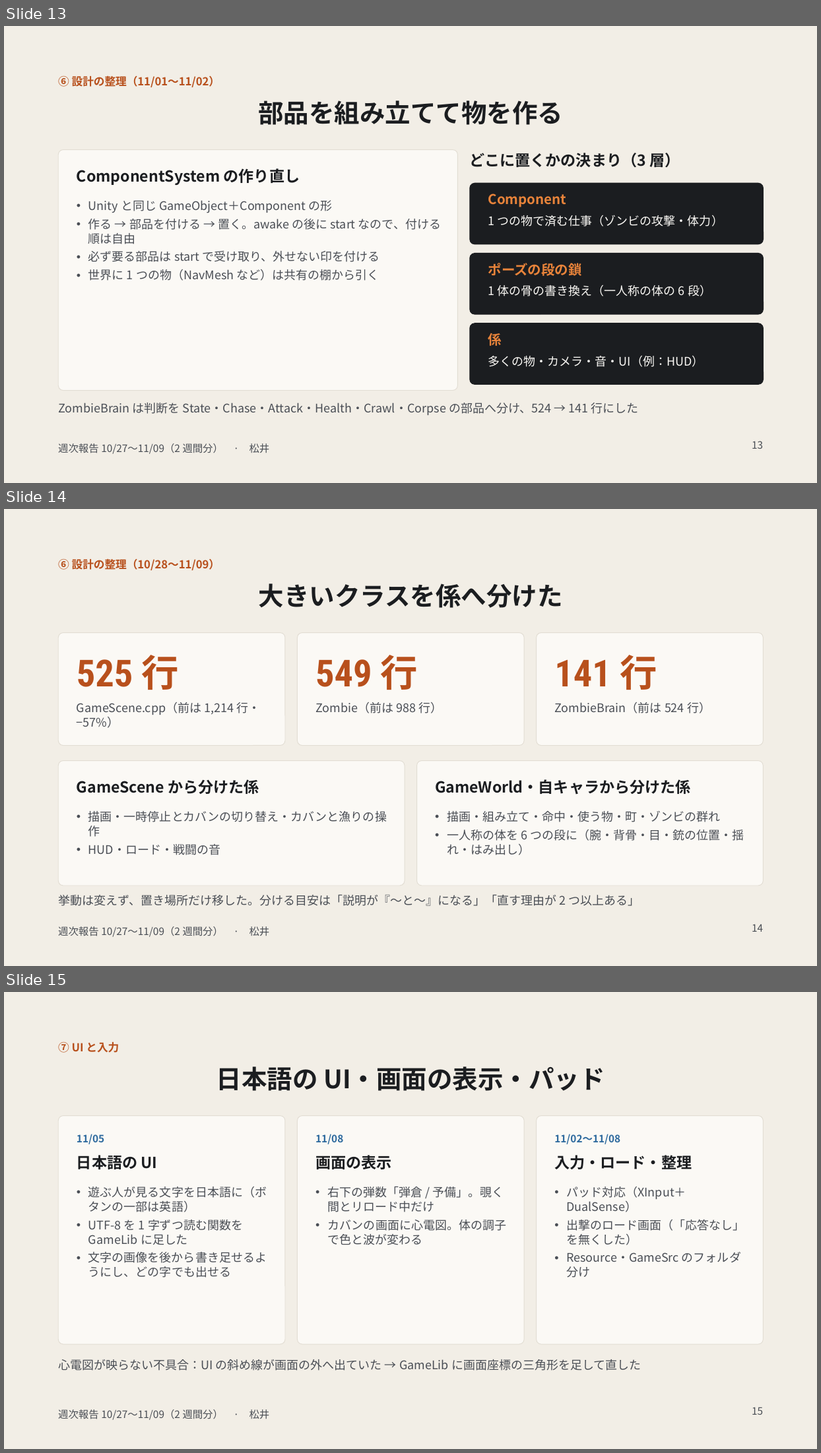
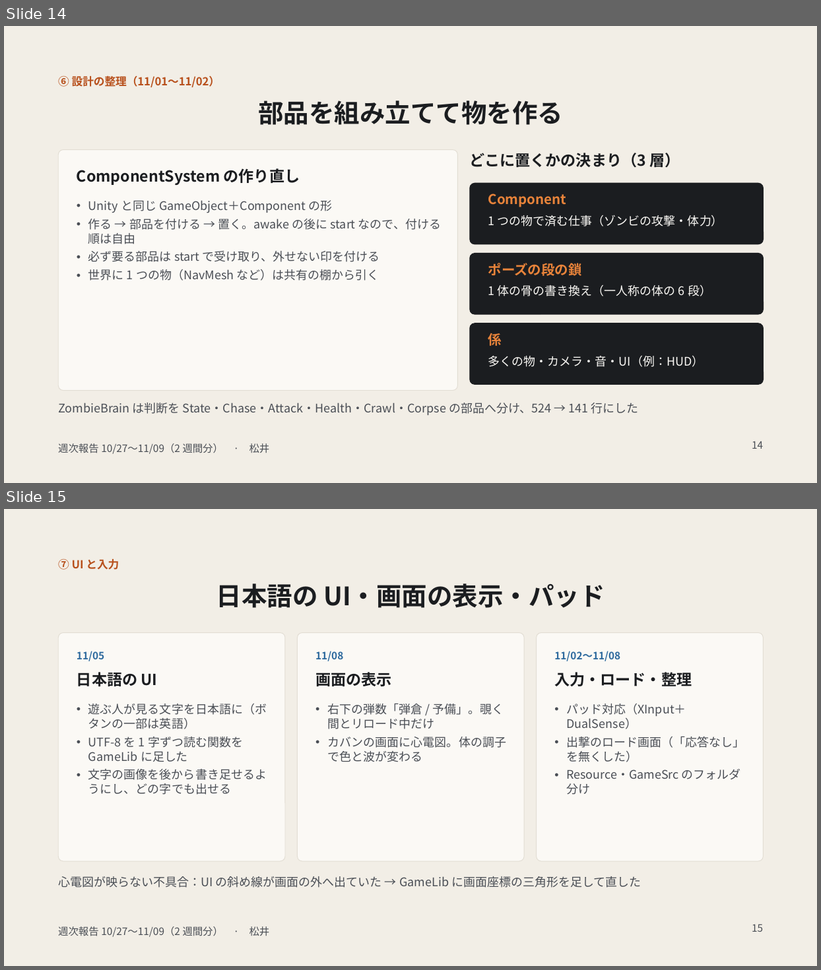
Before and after one commit to madoromi05/LastDrop, a slide deck: SummaryPlan/報告書/週次報告 10 27〜11 09.pptx. Shown one above the other, each under a label of ours: slides 13, 14 and 15 before the commit, slides 14 and 15 after it. The pictures are 821x1453 and 821x970 pixels, drawn with LibreOffice and Linux fonts; fonts in the diff are those of the drawing. Boxes give left, top, right and bottom in pixels: in the first picture for what was removed or moved away, otherwise in the second. Text is boxed around its words. In the diff, an @@ line names an element or a change of style, - is before the commit and + after.

```diff
--- a/SummaryPlan/報告書/週次報告 10 27〜11 09.pptx
+++ b/SummaryPlan/報告書/週次報告 10 27〜11 09.pptx
@@ slide 14 removed at <box>4,509,817,966</box>, background #F2EEE6; not listed: 1 template element that a slide beside it also shows @@
@@ text removed at <box>58,559,220,570</box> @@
-⑥ 設計の整理（10/28〜11/09）
@@ title removed at <box>259,584,563,608</box> @@
-大きいクラスを係へ分けた
@@ rounded rectangle removed at <box>58,633,285,746</box> @@
@@ rounded rectangle removed at <box>298,633,524,746</box> @@
@@ rounded rectangle removed at <box>537,633,764,746</box> @@
@@ text removed at <box>77,655,179,690</box> @@
-525 行
@@ text removed at <box>316,655,418,690</box> @@
-549 行
@@ text removed at <box>554,655,657,690</box> @@
-141 行
@@ text removed at <box>77,702,261,728</box> @@
-GameScene.cpp（前は 1,214 行・−57%）
@@ text removed at <box>316,702,442,714</box> @@
-Zombie（前は 988 行）
@@ text removed at <box>554,702,711,714</box> @@
-ZombieBrain（前は 524 行）
@@ rounded rectangle removed at <box>58,761,405,886</box> @@
@@ rounded rectangle removed at <box>417,761,764,886</box> @@
@@ text removed at <box>77,780,259,794</box> @@
-GameScene から分けた係
@@ text removed at <box>435,780,691,795</box> @@
-GameWorld・自キャラから分けた係
@@ text removed at <box>88,811,387,855</box> @@
-• 描画・一時停止とカバンの切り替え・カバンと漁りの操作
-• HUD・ロード・戦闘の音
@@ text removed at <box>447,811,744,855</box> @@
-• 描画・組み立て・命中・使う物・町・ゾンビの群れ
-• 一人称の体を 6 つの段に（腕・背骨・目・銃の位置・揺れ・はみ出し）
@@ text removed at <box>58,895,640,906</box> @@
-挙動は変えず、置き場所だけ移した。分ける目安は「説明が『〜と〜』になる」「直す理由が 2 つ以上ある」
@@ page number removed at <box>752,924,763,932</box> @@
-14
@@ what was slide 13 is now slide 14 @@
@@ page number at <box>752,441,763,449</box>: text changed @@
-13
+14
```
Also in this commit, not shown: 7 slides changed, 3 slides added, 4 other slides removed, 1 other file.
